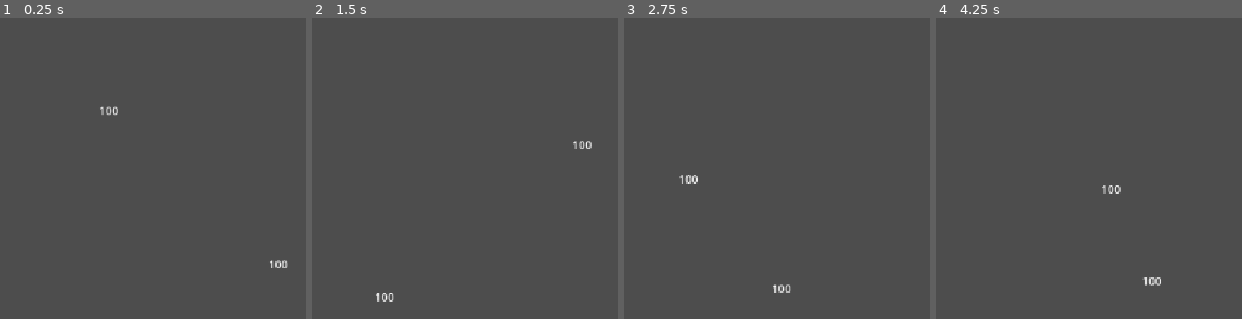
Above: before the commit, frames 1-4 (left to right).
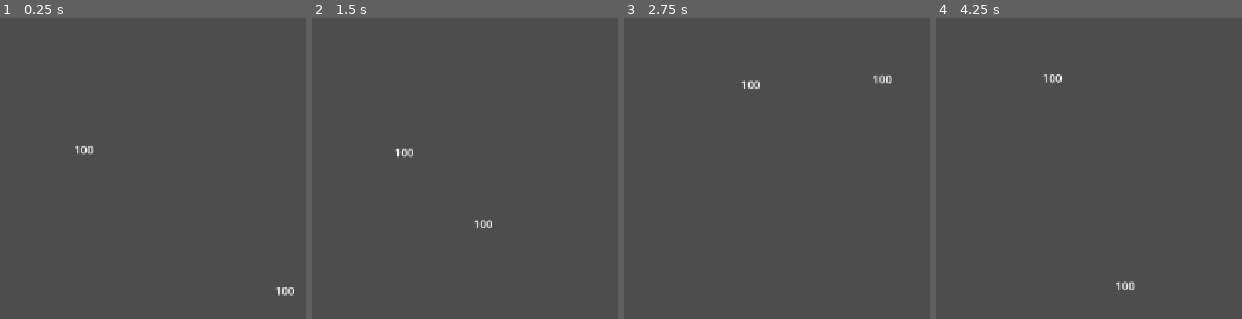
Above: after the commit, the same moments.

Repository: akiiris/ball-duels
Game: Godot game, scene res://scenes/main.tscn
The game is run twice, just before and just after one commit, with the same random seed, the same clock (stepped at 60 frames per second) and the same inputs.
Inputs:
- Up to frame 1 (0.25 s): no input
- Up to frame 2 (1.5 s): no input
- Up to frame 3 (2.75 s): no input
- Up to frame 4 (4.25 s): no input

The runs differ from the first frame. In frame 1, 0.5% of the frame differs, in the area x 24-97%, y 29-93%; in frame 2, 0.4%; in frame 3, 0.5%; in frame 4, 0.5%, in the area x 34-74%, y 18-91%.

Commit message:
Ball speed is now constant

Diff:
--- a/project.godot
+++ b/project.godot
@@ -28,6 +28,7 @@
 [physics]
 
 3d/physics_engine="Jolt Physics"
+2d/default_linear_damp=0.0
 
 [rendering]
 
--- a/scenes/ball/ball.gd
+++ b/scenes/ball/ball.gd
@@ -1,29 +1,26 @@
 class_name Ball
 extends RigidBody2D
 
-var speed: float = 4.0
+var speed: float = 300.0
 var health: int = 100
 
+var ball_collision: bool = false
+
 var movement_vector: Vector2
+var ball_col_new_dir: Vector2
 
 func _ready() -> void:
-	movement_vector = Vector2(randi_range(1,100),randi_range(1,100)).normalized()
-	movement_vector *= speed
+	movement_vector = Vector2(randi_range(-100,100),randi_range(-100,100)).normalized()
+	#apply_central_impulse(movement_vector * speed)
+	linear_velocity = movement_vector * speed
 
 	update_health_text()
 
 
-func _physics_process(delta: float) -> void:
-	var collision_info: KinematicCollision2D = move_and_collide(movement_vector)
-	if collision_info:
-		movement_vector = movement_vector.bounce(collision_info.get_normal())
-		var collider = collision_info.get_collider()
-		if collider is Ball:
-			ball_collision(collider)
-
-
-func ball_collision(other_ball: Ball):
-	pass
+func _integrate_forces(state: PhysicsDirectBodyState2D) -> void:
+	if ball_collision:
+		ball_collision = false
+		linear_velocity = ball_col_new_dir * speed
 
 
 func update_health_text() -> void:
@@ -33,3 +30,9 @@
 func receive_hit(dmg: int) -> void:
 	health -= dmg
 	update_health_text()
+
+
+func _on_body_entered(body: Node) -> void:
+	if body is Ball:
+		ball_col_new_dir = (global_position - body.global_position).normalized()
+		ball_collision = true
--- a/scenes/ball/ball.tscn
+++ b/scenes/ball/ball.tscn
@@ -5,7 +5,6 @@
 [sub_resource type="PhysicsMaterial" id="PhysicsMaterial_6cikw"]
 friction = 0.0
 bounce = 1.0
-absorbent = true
 
 [sub_resource type="CircleShape2D" id="CircleShape2D_cjddi"]
 radius = 40.0
@@ -15,6 +14,7 @@
 collision_mask = 3
 physics_material_override = SubResource("PhysicsMaterial_6cikw")
 gravity_scale = 0.0
+lock_rotation = true
 contact_monitor = true
 max_contacts_reported = 4
 script = ExtResource("1_oqv3d")
@@ -32,3 +32,5 @@
 horizontal_alignment = 1
 vertical_alignment = 1
 metadata/_edit_lock_ = true
+
+[connection signal="body_entered" from="." to="." method="_on_body_entered"]
